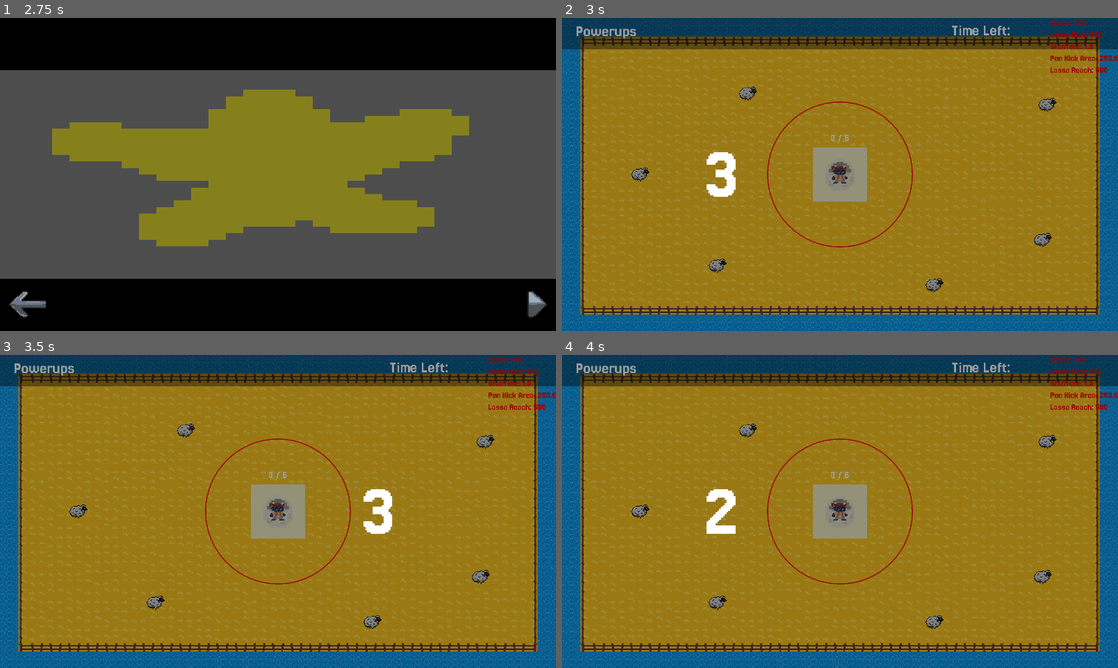
Above: before the commit, frames 1-4 (two rows, left to right).
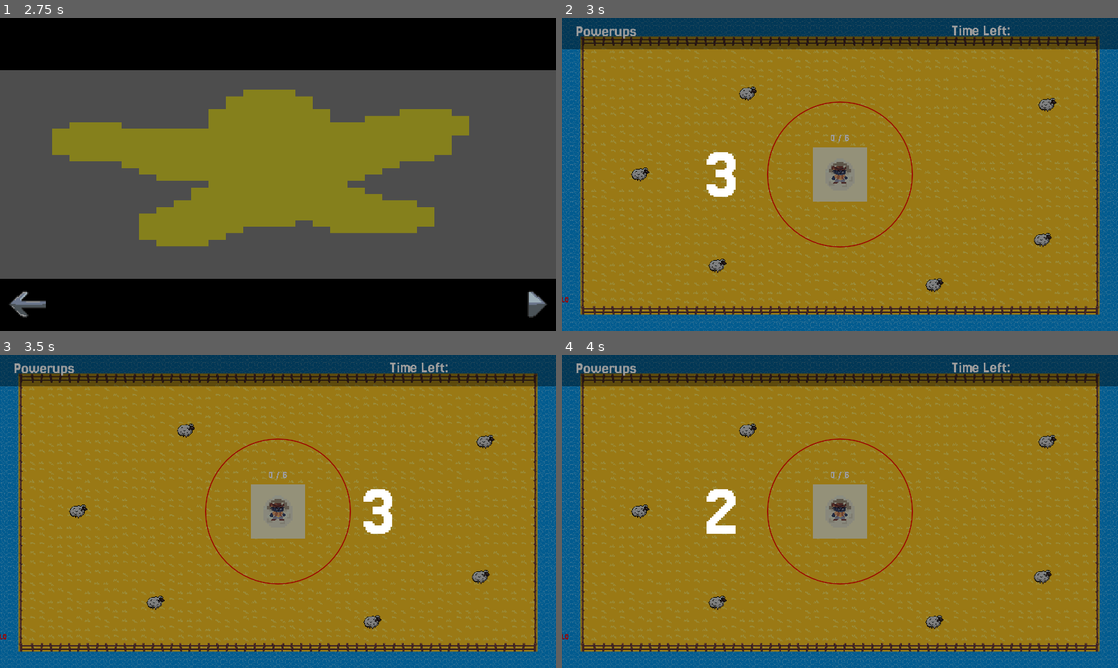
Above: after the commit, the same moments.

Repository: kinghos/GMTK-Game-Jam-2025
Game: Godot game, scene res://scenes/ui/menus/title_screen.tscn
Same seed, same stepped clock (60 frames per second), same inputs: the game is played once before the commit and once after it.
Inputs (mouse positions are in pixels of both pictures, inside the frame that each line leads up to):
- Up to frame 1 (2.75 s): click "PLAY" at 0.5 s; click (528, 305) at 1.25 s; click (528, 305) at 2 s
- Up to frame 2 (3 s): click (1095, 309) at 2.75 s
- Up to frame 3 (3.5 s): no input
- Up to frame 4 (4 s): move the mouse to (962, 495) at 3.52 s; hold Right (Right) from 3.53 s (still down); hold Space (Kick) from 3.53 s (still down); click (962, 495) at 3.67 s

Frame 1 is identical in both runs. In frame 2, 0.5% of the frame differs, in the area x 0-100%, y 0-91%; in frame 3, 0.5%; in frame 4, 0.5%.

Commit message:
Fully working timer updates + anim

Diff:
--- a/globals/globals.gd
+++ b/globals/globals.gd
@@ -1,9 +1,11 @@
 extends Node
 
 var player: Player
+var game_timer: Timer
 var lasso: Lasso
 var current_level: Node2D
 var pause_menu: CanvasLayer = null
+var hud: CanvasLayer
 
 # Powerup values
 var player_lasso_reach = 500
@@ -25,12 +27,18 @@
 	"Cow": 0.8,
 	"Sheep": 1
 }
+var TIME_BONUSES = {
+	"Chicken": 10,
+	"Cow": 3,
+	"Sheep": 5
+}
 var cowboy_congratulations = ["Rootin' Tootin!", "Yeehaw!", "Cowabunga!", "Howdy!", "Yippee-ki-yay!", "He-yah!", "Hot Diggidy Damn!"]
 
+var wait_time: float
 var time_elapsed: float
 var time_left: float
 var prevent_pause: bool = false
-
+var initial_time: float = 0
 var powerup_selections: Array[String]
 
 func _ready():
@@ -39,6 +47,7 @@
 func _process(_delta):
 	if Input.is_action_just_pressed("Pause") and not prevent_pause:
 		toggle_pause_menu()
+
 
 func toggle_pause_menu():
 	if pause_menu:
@@ -60,3 +69,15 @@
 			player.speed += 30
 		_:
 			print("Invalid powerup")
+
+func add_time(type: String, combo: int):
+	var time_bonus = TIME_BONUSES[type]
+	# Combo bonus is calculated as combo / 2, capping at 5 seconds
+	var combo_bonus = 0
+	if combo > 2:
+		combo_bonus = clampi(combo, 2, 10) / 2
+	var total = time_bonus + combo_bonus
+	game_timer.stop()
+	game_timer.wait_time = time_left + total
+	game_timer.start()
+	hud.add_time(total)
--- a/scenes/animals/pen.gd
+++ b/scenes/animals/pen.gd
@@ -65,6 +65,8 @@
 			await animation_player.animation_finished
 			animation_player.play_backwards("cross")
 			cross.hide()
+		else:
+			Globals.add_time(body.type, body.combo_count)
 
 func _on_pen_enclosure_body_exited(body: Node2D) -> void:
 	if body is BaseAnimal:
--- a/scenes/levels/level.gd
+++ b/scenes/levels/level.gd
@@ -4,13 +4,17 @@
 @onready var start_countdown: CanvasLayer = $StartCountdown
 @export var next_level: String
 @onready var game_timer: Timer = $GameTimer
+@onready var hud: CanvasLayer = $HUD
 
 func _ready():
 	Globals.current_level = self
 	Globals.pause_menu = $PauseMenu
+	Globals.wait_time = game_timer.wait_time
+	Globals.game_timer = game_timer
+	Globals.hud = hud
 
-func _process(_delta: float) -> void:
-	Globals.time_elapsed = game_timer.wait_time - game_timer.time_left
+func _process(delta: float) -> void:
+	Globals.time_elapsed += delta
 	Globals.time_left = game_timer.time_left
 	if Globals.time_left == 0:
 		get_tree().paused = true
--- a/scenes/ui/gameplay/hud.gd
+++ b/scenes/ui/gameplay/hud.gd
@@ -2,8 +2,10 @@
 
 @onready var time_left: Label = $Control/TimeLeft
 @onready var powerup_container: HBoxContainer = $Control/PowerupContainer
+@onready var anim_marker: Control = $Control/AnimMarker
+
 const powerup_display = preload("res://scenes/ui/gameplay/powerup_display.tscn")
-
+const TIMER_ANIM = preload("res://scenes/ui/gameplay/timer_anim.tscn")
 
 func _process(delta: float) -> void:
 	time_left.text = "Time Left: %3.3fs" % Globals.time_left
@@ -13,3 +15,10 @@
 		var new_powerup_display: TextureRect = powerup_display.instantiate()
 		new_powerup_display.texture = Globals.POWERUP_ICONS[powerup]
 		powerup_container.add_child(new_powerup_display)
+
+func add_time(time_added: float):
+	var timer_anim: HBoxContainer = TIMER_ANIM.instantiate()
+	timer_anim.global_position = anim_marker.global_position
+	timer_anim.get_node("Label").text = "+%s" % time_added
+	anim_marker.add_child(timer_anim)
+	timer_anim.get_node("AnimationPlayer").play("time_add")
--- a/scenes/ui/gameplay/hud.tscn
+++ b/scenes/ui/gameplay/hud.tscn
@@ -47,3 +47,10 @@
 offset_bottom = 106.0
 theme_override_font_sizes/font_size = 55
 text = "Time Left: "
+
+[node name="AnimMarker" type="Control" parent="Control"]
+anchors_preset = 0
+offset_left = 1601.0
+offset_top = 126.0
+offset_right = 1601.0
+offset_bottom = 126.0
--- a/scenes/ui/gameplay/overlay.tscn
+++ b/scenes/ui/gameplay/overlay.tscn
@@ -305,8 +305,10 @@
 anchors_preset = 1
 anchor_left = 1.0
 anchor_right = 1.0
-offset_left = -1.0
-offset_bottom = 188.0
+offset_left = -1897.0
+offset_top = 833.0
+offset_right = -1896.0
+offset_bottom = 1028.0
 grow_horizontal = 0
 theme = ExtResource("2_gdab8")
 theme_override_constants/separation = 10
--- /dev/null
+++ b/scenes/ui/gameplay/timer_anim.tscn
@@ -0,0 +1,125 @@
+[gd_scene load_steps=5 format=3 uid="uid://dh8ycsbde6ub6"]
+
+[ext_resource type="Texture2D" uid="uid://coxuyfaf5qqgs" path="res://assets/graphics/misc/timer.png" id="1_rfqin"]
+
+[sub_resource type="Animation" id="Animation_rfqin"]
+resource_name = "time_add"
+step = 0.5
+tracks/0/type = "value"
+tracks/0/imported = false
+tracks/0/enabled = true
+tracks/0/path = NodePath(".:position")
+tracks/0/interp = 2
+tracks/0/loop_wrap = true
+tracks/0/keys = {
+"times": PackedFloat32Array(0, 1),
+"transitions": PackedFloat32Array(1, 1),
+"update": 0,
+"values": [Vector2(-29, -20), Vector2(-29, -75)]
+}
+tracks/1/type = "value"
+tracks/1/imported = false
+tracks/1/enabled = true
+tracks/1/path = NodePath(".:visible")
+tracks/1/interp = 1
+tracks/1/loop_wrap = true
+tracks/1/keys = {
+"times": PackedFloat32Array(0, 1),
+"transitions": PackedFloat32Array(1, 1),
+"update": 1,
+"values": [true, false]
+}
+tracks/2/type = "value"
+tracks/2/imported = false
+tracks/2/enabled = true
+tracks/2/path = NodePath(".:modulate")
+tracks/2/interp = 2
+tracks/2/loop_wrap = true
+tracks/2/keys = {
+"times": PackedFloat32Array(0, 1),
+"transitions": PackedFloat32Array(1, 1),
+"update": 0,
+"values": [Color(1, 1, 1, 1), Color(1, 1, 1, 0)]
+}
+tracks/3/type = "method"
+tracks/3/imported = false
+tracks/3/enabled = true
+tracks/3/path = NodePath(".")
+tracks/3/interp = 1
+tracks/3/loop_wrap = true
+tracks/3/keys = {
+"times": PackedFloat32Array(1),
+"transitions": PackedFloat32Array(1),
+"values": [{
+"args": [],
+"method": &"queue_free"
+}]
+}
+
+[sub_resource type="Animation" id="Animation_iywum"]
+length = 0.001
+tracks/0/type = "value"
+tracks/0/imported = false
+tracks/0/enabled = true
+tracks/0/path = NodePath(".:position")
+tracks/0/interp = 1
+tracks/0/loop_wrap = true
+tracks/0/keys = {
+"times": PackedFloat32Array(0),
+"transitions": PackedFloat32Array(1),
+"update": 0,
+"values": [Vector2(-29, -20)]
+}
+tracks/1/type = "value"
+tracks/1/imported = false
+tracks/1/enabled = true
+tracks/1/path = NodePath(".:visible")
+tracks/1/interp = 1
+tracks/1/loop_wrap = true
+tracks/1/keys = {
+"times": PackedFloat32Array(0),
+"transitions": PackedFloat32Array(1),
+"update": 1,
+"values": [true]
+}
+tracks/2/type = "value"
+tracks/2/imported = false
+tracks/2/enabled = true
+tracks/2/path = NodePath(".:modulate")
+tracks/2/interp = 1
+tracks/2/loop_wrap = true
+tracks/2/keys = {
+"times": PackedFloat32Array(0),
+"transitions": PackedFloat32Array(1),
+"update": 0,
+"values": [Color(1, 1, 1, 1)]
+}
+
+[sub_resource type="AnimationLibrary" id="AnimationLibrary_qhjgy"]
+_data = {
+&"RESET": SubResource("Animation_iywum"),
+&"time_add": SubResource("Animation_rfqin")
+}
+
+[node name="TimerAnim" type="HBoxContainer"]
+offset_left = -29.0
+offset_top = -20.0
+offset_right = 39.0
+offset_bottom = 20.0
+scale = Vector2(2, 2)
+
+[node name="TextureRect" type="TextureRect" parent="."]
+layout_mode = 2
+texture = ExtResource("1_rfqin")
+expand_mode = 3
+
+[node name="Label" type="Label" parent="."]
+layout_mode = 2
+theme_override_colors/font_color = Color(0.862745, 0, 0, 1)
+theme_override_colors/font_shadow_color = Color(0, 0, 0, 1)
+text = "+1"
+
+[node name="AnimationPlayer" type="AnimationPlayer" parent="."]
+libraries = {
+&"": SubResource("AnimationLibrary_qhjgy")
+}
Binary file added: assets/graphics/misc/timer.png
Not shown, added: assets/graphics/misc/timer.png.import
Not shown: 1 places in scenes/ui/gameplay/overlay.tscn that only renumber resources
